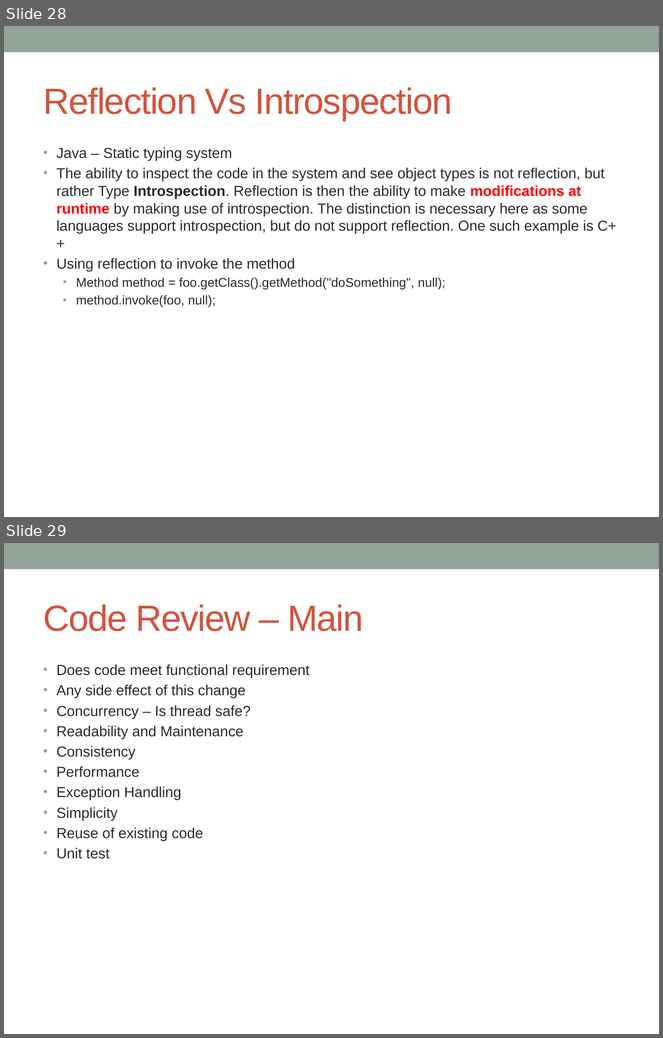
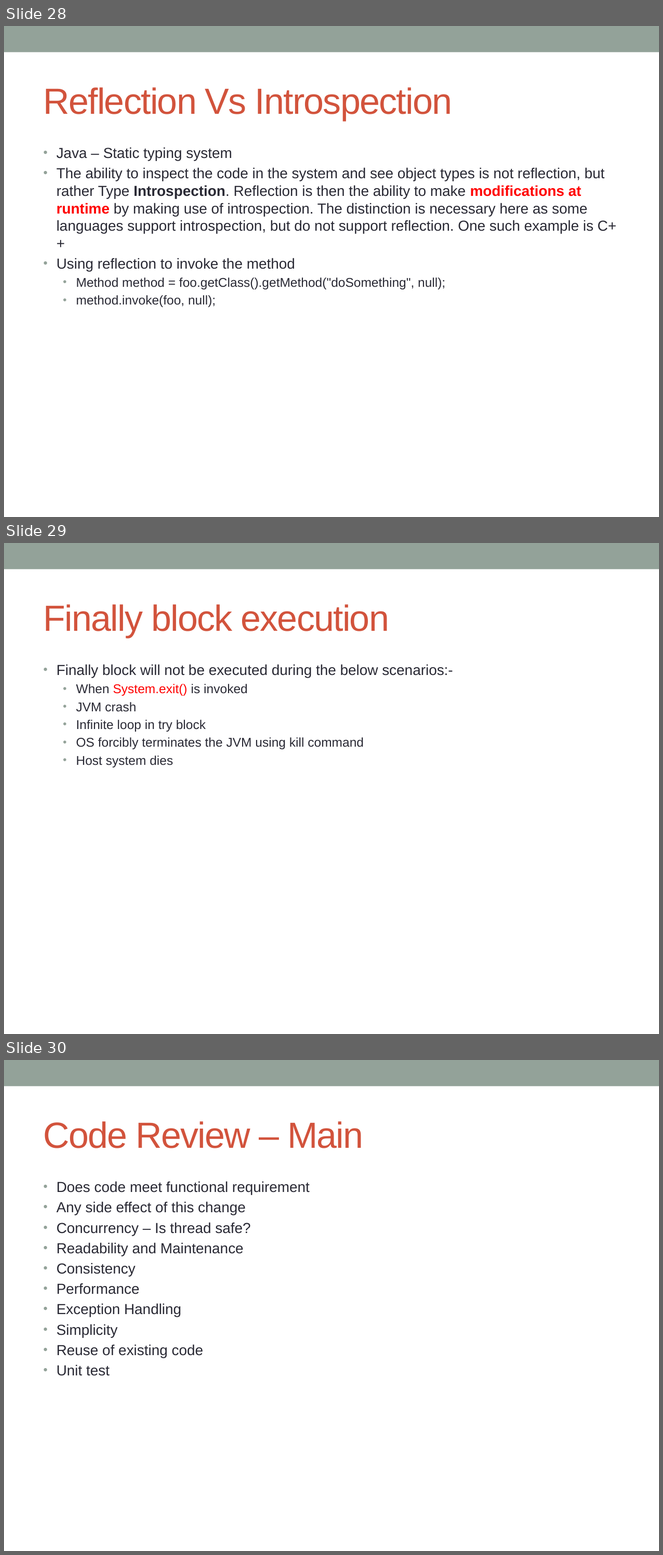
Before and after one commit to notionquest/ProjectDocumentation, a slide deck: CoreJava.pptx. Shown one above the other, each under a label of ours: slides 28 and 29 before the commit, slides 28, 29 and 30 after it. The pictures are 663x1038 and 663x1555 pixels, drawn with LibreOffice and Linux fonts; fonts in the diff are those of the drawing. Boxes give left, top, right and bottom in pixels: in the first picture for what was removed or moved away, otherwise in the second. Text is boxed around its words. In the diff, an @@ line names an element or a change of style, - is before the commit and + after.

Commit message:
finally block execution

```diff
--- a/CoreJava.pptx
+++ b/CoreJava.pptx
@@ slide 29 added at (4, 543, 659, 1034), background #FFFFFF; not listed: 1 template element that a slide beside it also shows @@
@@ title added at (44, 604, 389, 638), 40 pt, text #D2533C @@
+Finally block execution
@@ text added at (57, 664, 453, 768), 14 pt, text #292934 @@
+• Finally block will not be executed during the below scenarios:-
+  • When System.exit() is invoked
+  • JVM crash
+  • Infinite loop in try block
+  • OS forcibly terminates the JVM using kill command
+  • Host system dies
@@ what was slide 29 is now slide 30 @@
```
